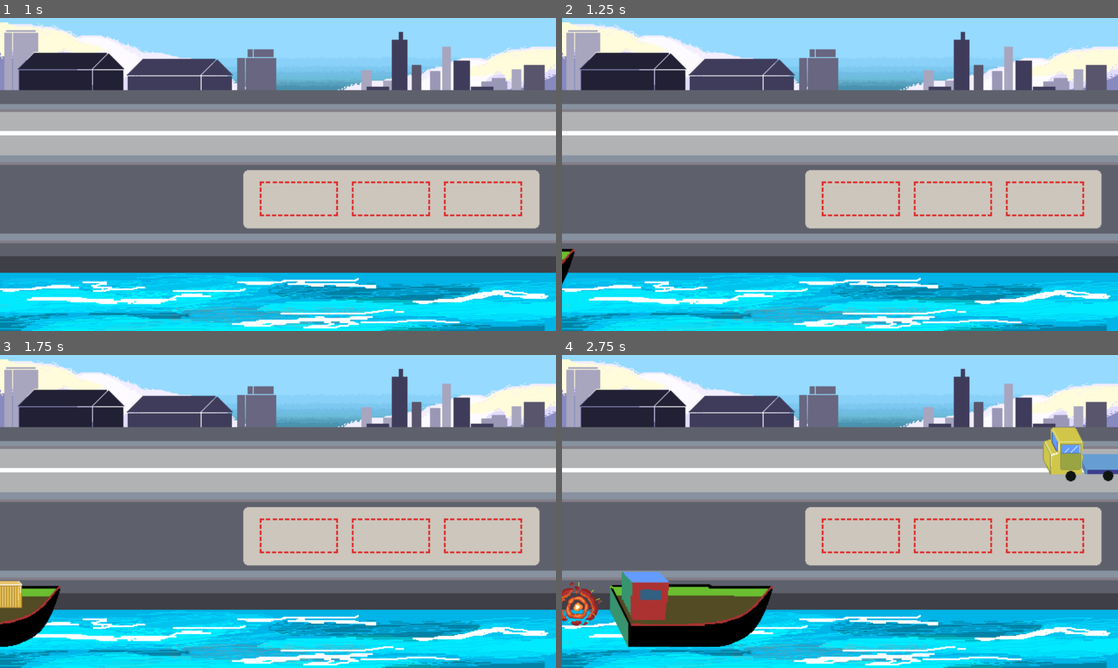
Above: before the commit, frames 1-4 (two rows, left to right).
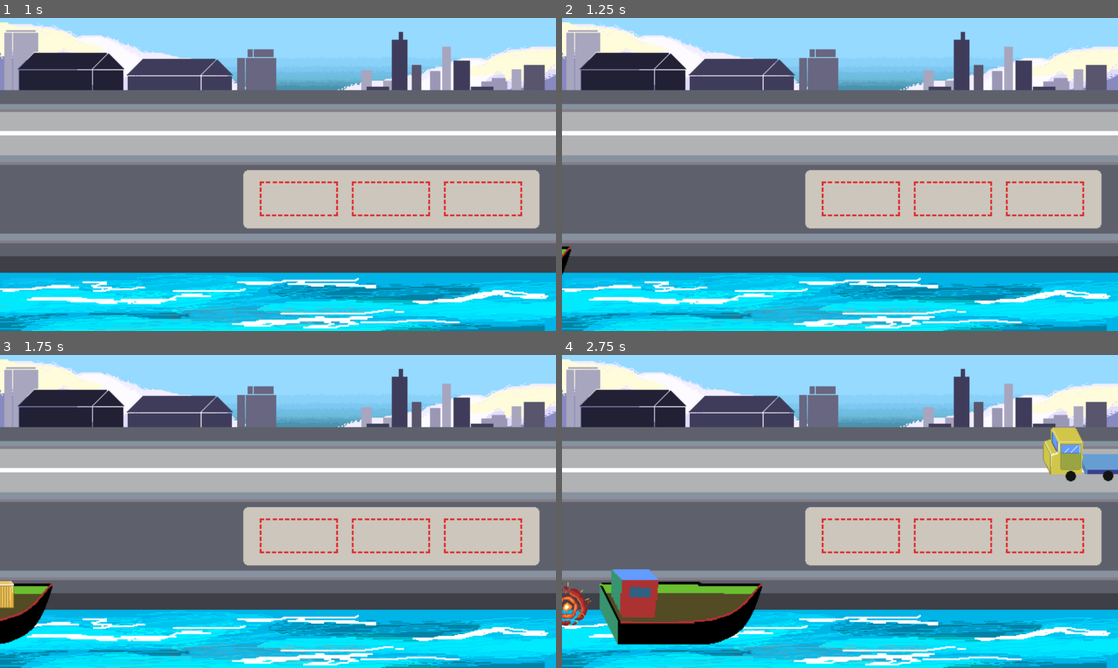
Above: after the commit, the same moments.

Repository: FlorCardinali/Game-jam-4.12.2023-puerto-de-ingeniero-white-
Game: Godot game, scene res://menu_inicio.tscn
Same seed, same stepped clock (60 frames per second), same inputs: the game is played once before the commit and once after it.
Inputs (mouse positions are in pixels of both pictures, inside the frame that each line leads up to):
- Up to frame 1 (1 s): click "PLAY" at 0.5 s
- Up to frame 2 (1.25 s): no input
- Up to frame 3 (1.75 s): move the mouse to (400, 495) at 1.27 s; press the mouse at (400, 495) at 1.28 s
- Up to frame 4 (2.75 s): move the mouse to (578, 596) at 2.02 s; release the mouse at (578, 596) at 2.03 s; click (578, 596) at 2.1 s

Frame 1 is identical in both runs. In frame 2, 0.1% of the frame differs, in the area x 0-3%, y 72-86%; in frame 3, 1.0%; in frame 4, 3.8%, in the area x 0-38%, y 68-94%.

Commit message:
modularizacion

Diff:
--- /dev/null
+++ b/control_barco.gd
@@ -0,0 +1,42 @@
+extends Node
+
+@export var barco:PackedScene
+
+var barco_instancia
+var hay_barco = false
+signal aparece_barco(barco)
+signal mover_caja_con_barco(caja,barco)
+var colision_barco
+var vector_barco = Vector2(10,0)
+var caja_barco
+
+func _process(delta):
+	if not hay_barco:
+		barco_instancia = barco.instantiate()
+		add_child(barco_instancia)
+		barco_instancia.position = Vector2(-800,650)
+		emit_signal("aparece_barco", barco_instancia)
+		hay_barco = true
+
+	if hay_barco and $timer_barco.timeout:
+		recorrer_mapa_barco(barco_instancia)
+
+func recorrer_mapa_barco(par_barco):
+
+	colision_barco = par_barco.move_and_collide(vector_barco)
+
+	#eliminacion del barco
+	if par_barco.global_position.x >= 2500:
+		par_barco.queue_free()
+		hay_barco = false
+	#control de seguimiento caja a barco
+	if colision_barco!=null:
+		if colision_barco.get_collider().is_in_group("cajas") and caja_barco.global_position.x <= 1930:
+			caja_barco.empujar(vector_barco)
+		#eliminacion de la caja por derecha
+		elif caja_barco.global_position.x >= 1930:
+			caja_barco.queue_free()
+
+
+func _on_control_cajas_caja_creada(caja):
+	caja_barco = caja
--- /dev/null
+++ b/control_cajas.gd
@@ -0,0 +1,61 @@
+extends Node
+
+@export var caja:PackedScene
+
+var caja_instancia
+var area_1
+var area_2
+var area_3
+var barquito
+var area_del_camion_pedorro
+signal caja_creada(caja)
+
+
+func _ready():
+	area_1 = get_node("../area_1")
+	area_2 = get_node("../area_2")
+	area_3 = get_node("../area_3")
+
+func _on_control_barco_aparece_barco(barco):
+	barquito = barco
+	caja_instancia = caja.instantiate()
+	add_child(caja_instancia)
+	caja_instancia.position = Vector2(-450,780)
+	caja_instancia.connect("se_solto_la_caja", cuando_se_suelta_la_caja)
+	emit_signal("caja_creada",caja_instancia)
+
+func cuando_se_suelta_la_caja(cajita):
+	#control de posicionamiento de cajas en areas de descanso
+	if  area_1.get_overlapping_bodies().size() > 0:
+		if area_1.get_overlapping_bodies().size() > 1:
+			area_1.get_overlapping_bodies()[1].queue_free()
+		area_1.get_overlapping_bodies()[0].position = area_1.position
+
+	if area_2.get_overlapping_bodies().size() > 0:
+		if area_2.get_overlapping_bodies().size() > 1:
+			area_2.get_overlapping_bodies()[1].queue_free()
+		area_2.get_overlapping_bodies()[0].position = area_2.position
+
+	if area_3.get_overlapping_bodies().size() > 0:
+		if area_3.get_overlapping_bodies().size() > 1:
+			area_3.get_overlapping_bodies()[1].queue_free()
+		area_3.get_overlapping_bodies()[0].position = area_3.position
+
+
+	#control de eliminacion de caja por mala posicion
+	if (cajita.position != area_1.position) and (cajita.position != area_2.position) and (cajita.position != area_3.position and (cajita.position != area_del_camion_pedorro.global_position)):
+		print("cajita no esta donde debe estar")
+		$explocion.stop()
+		$explocion.global_position = cajita.global_position
+		$explocion.visible = true
+		$explocion.play()
+		cajita.queue_free()
+
+
+
+func _on_control_camiones_area_del_camion(area):
+	area_del_camion_pedorro = area
+
+func _on_explocion_animation_finished():
+	$explocion.stop()
+	$explocion.visible = false
--- /dev/null
+++ b/control_camiones.gd
@@ -0,0 +1,45 @@
+extends Node
+
+@export var camion:PackedScene
+
+var hay_camion = false #lo que controla que haya un solo camion
+var camion_instancia #donde se guarda la copia del camion
+var area_camioncito
+var vector_camion = Vector2(-5,0) #velocidad a la que va el camion
+signal area_del_camion(area)
+
+func _process(delta):
+	if not hay_camion:
+		camion_instancia = camion.instantiate()
+		add_child(camion_instancia)
+		camion_instancia.position = Vector2(2300,250)
+		hay_camion = true
+
+	if hay_camion and $timer_camion.timeout:
+		recorrer_mapa_camion(camion_instancia)
+
+
+
+func recorrer_mapa_camion(par_camion):
+	par_camion.move_and_collide(vector_camion)
+	#detector de cajas camion
+	area_camioncito = par_camion.get_node("area_camion")
+	emit_signal("area_del_camion",area_camioncito)
+	if area_camioncito.get_overlapping_bodies().size() == 1:
+		area_camioncito.get_overlapping_bodies()[0].position = area_camioncito.global_position
+	elif area_camioncito.get_overlapping_bodies().size() > 1:
+		#problema, si hay mas de un objeto en el arreglo
+		print("hay ams de unaaaaaaaaa")
+
+	#eliminacion de camion y caja por izquierda
+	if par_camion.position.x <= -400:
+		if area_camioncito.get_overlapping_bodies().size() > 0:
+			area_camioncito.get_overlapping_bodies()[0].queue_free() #eliminacion de caja
+			#contado de puntos
+#			puntos += 1
+#			print("puntos: ", puntos)
+#		else:
+#			fallos+=1
+#			print("fallos: ", fallos)
+		par_camion.queue_free()
+		hay_camion = false
--- a/main.gd
+++ b/main.gd
@@ -11,53 +11,12 @@
 var puntos = 0
 
 
-#barco
-var barco_instancia
-var hay_barco = false
-var vector_barco = Vector2(10,0)
 var vector_caja = Vector2(11,0)
-var colision_barco
-#caja
-var caja_instancia
-#camion
-var camion_instancia #donde se guarda la copia del camion
-var hay_camion = false #lo que controla que haya un solo camion
-var colision_camion #donde se guarda el movimiento del camion
-var vector_camion = Vector2(-5,0) #velocidad a la que va el camion
-var area_camioncito
-
 
 
 func _ready():
 	pass
 
-
-func cuando_se_suelta_la_caja(cajita):
-	#control de posicionamiento de cajas en areas de descanso
-	if  $area_1.get_overlapping_bodies().size() > 0:
-		if $area_1.get_overlapping_bodies().size() > 1:
-			$area_1.get_overlapping_bodies()[1].queue_free()
-		$area_1.get_overlapping_bodies()[0].position = $area_1.position
-
-	if $area_2.get_overlapping_bodies().size() > 0:
-		if $area_2.get_overlapping_bodies().size() > 1:
-			$area_2.get_overlapping_bodies()[1].queue_free()
-		$area_2.get_overlapping_bodies()[0].position = $area_2.position
-
-	if $area_3.get_overlapping_bodies().size() > 0:
-		if $area_3.get_overlapping_bodies().size() > 1:
-			$area_3.get_overlapping_bodies()[1].queue_free()
-		$area_3.get_overlapping_bodies()[0].position = $area_3.position
-
-
-	#control de eliminacion de caja por mala posicion
-	if (cajita.position != $area_1.position) and (cajita.position != $area_2.position) and (cajita.position != $area_3.position and (cajita.position != area_camioncito.global_position)):
-		print("cajita no esta donde debe estar")
-		$explocion.stop()
-		$explocion.global_position = cajita.global_position
-		$explocion.visible = true
-		$explocion.play()
-		cajita.queue_free()
 
 
 func _process(delta):
@@ -67,79 +26,3 @@
 		nivel+=1
 		$Ganaste.visible = true
 #		get_tree().paused
-
-
-
-	#creador de camiones
-	if not hay_camion:
-		camion_instancia = camion.instantiate()
-		add_child(camion_instancia)
-		camion_instancia.position = Vector2(2300,250)
-		hay_camion = true
-
-	if hay_camion and $Timer_general.timeout:
-		recorrer_mapa_camion(camion_instancia)
-
-	#creador de barcos y cajas
-	if not hay_barco:
-		barco_instancia = barco.instantiate()
-		add_child(barco_instancia)
-		barco_instancia.position = Vector2(-800,750)
-
-		caja_instancia = caja.instantiate()
-		add_child(caja_instancia)
-		caja_instancia.position = Vector2(-450,780)
-		caja_instancia.connect("se_solto_la_caja", cuando_se_suelta_la_caja)
-
-		hay_barco = true
-
-	if hay_barco and $Timer_general.timeout:
-		recorrer_mapa_barco(barco_instancia, caja_instancia)
-
-
-func recorrer_mapa_camion(par_camion):
-
-	colision_camion = par_camion.move_and_collide(vector_camion)
-
-	#detector de cajas camion
-	area_camioncito = par_camion.get_node("area_camion")
-	if area_camioncito.get_overlapping_bodies().size() == 1:
-		area_camioncito.get_overlapping_bodies()[0].position = area_camioncito.global_position
-	elif area_camioncito.get_overlapping_bodies().size() > 1:
-		#problema, si hay mas de un objeto en el arreglo
-		print("hay ams de unaaaaaaaaa")
-
-	#eliminacion de camion y caja por izquierda
-	if par_camion.position.x <= -400:
-		if area_camioncito.get_overlapping_bodies().size() > 0:
-			area_camioncito.get_overlapping_bodies()[0].queue_free() #eliminacion de caja
-			#contado de puntos
-			puntos += 1
-			print("puntos: ", puntos)
-		else:
-			fallos+=1
-			print("fallos: ", fallos)
-		par_camion.queue_free()
-		hay_camion = false
-
-
-func recorrer_mapa_barco(barco, caja):
-
-	colision_barco = barco.move_and_collide(vector_barco)
-
-	#eliminacion del barco
-	if barco.position.x >= 2500:
-		barco.queue_free()
-		hay_barco= false
-	#control de seguimiento caja a barco
-	if colision_barco!=null:
-		if colision_barco.get_collider().is_in_group("cajas") and caja.position.x <= 1930:
-			caja.empujar(vector_caja)
-		#eliminacion de la caja por derecha
-		elif caja.position.x >= 1930:
-			caja.queue_free()
-
-#animacion de explocion
-func _on_explocion_animation_finished():
-	$explocion.stop()
-	$explocion.visible = false
--- a/main.tscn
+++ b/main.tscn
@@ -1,24 +1,18 @@
-[gd_scene load_steps=15 format=3 uid="uid://t73h5m77xd8s"]
+[gd_scene load_steps=18 format=3 uid="uid://t73h5m77xd8s"]
 
 [ext_resource type="PackedScene" uid="uid://df5udy5v4x5i7" path="res://fondo.tscn" id="1_ijuxq"]
 [ext_resource type="Script" path="res://main.gd" id="1_k82ms"]
 [ext_resource type="PackedScene" uid="uid://cajn2jx851eg1" path="res://caja.tscn" id="2_w4d3y"]
 [ext_resource type="PackedScene" uid="uid://cyejm2shu20kj" path="res://barco.tscn" id="3_e6qwp"]
 [ext_resource type="PackedScene" uid="uid://bexi10yhppw4w" path="res://camion.tscn" id="4_ji80p"]
+[ext_resource type="Script" path="res://control_camiones.gd" id="5_kjx4e"]
 [ext_resource type="Texture2D" uid="uid://bmh1v6r55c1v7" path="res://img/explosion/Boom1.png" id="6_4i52o"]
+[ext_resource type="Script" path="res://control_barco.gd" id="6_y878k"]
+[ext_resource type="Script" path="res://control_cajas.gd" id="7_isrxx"]
 [ext_resource type="Texture2D" uid="uid://cp72xnkqayo1b" path="res://img/explosion/Boom2.png" id="7_y6awf"]
 [ext_resource type="Texture2D" uid="uid://ba28i8lcufxgv" path="res://img/explosion/Boom3.png" id="8_xp7t1"]
 [ext_resource type="Texture2D" uid="uid://b83gjmb8okki3" path="res://img/explosion/Boom4.png" id="9_wjmj1"]
 [ext_resource type="Texture2D" uid="uid://dqryf8nvqb586" path="res://img/explosion/Boom5.png" id="10_rmdpu"]
-
-[sub_resource type="RectangleShape2D" id="RectangleShape2D_vcqri"]
-size = Vector2(254, 107)
-
-[sub_resource type="RectangleShape2D" id="RectangleShape2D_2fsx5"]
-size = Vector2(259, 107)
-
-[sub_resource type="RectangleShape2D" id="RectangleShape2D_okpje"]
-size = Vector2(260, 107)
 
 [sub_resource type="SpriteFrames" id="SpriteFrames_xtu3i"]
 animations = [{
@@ -43,11 +37,50 @@
 "speed": 6.0
 }]
 
+[sub_resource type="RectangleShape2D" id="RectangleShape2D_vcqri"]
+size = Vector2(254, 107)
+
+[sub_resource type="RectangleShape2D" id="RectangleShape2D_2fsx5"]
+size = Vector2(259, 107)
+
+[sub_resource type="RectangleShape2D" id="RectangleShape2D_okpje"]
+size = Vector2(260, 107)
+
 [node name="Main" type="Node"]
 script = ExtResource("1_k82ms")
 barco = ExtResource("3_e6qwp")
 caja = ExtResource("2_w4d3y")
 camion = ExtResource("4_ji80p")
+
+[node name="control_camiones" type="Node" parent="."]
+script = ExtResource("5_kjx4e")
+camion = ExtResource("4_ji80p")
+
+[node name="timer_camion" type="Timer" parent="control_camiones"]
+autostart = true
+
+[node name="control_barco" type="Node" parent="."]
+script = ExtResource("6_y878k")
+barco = ExtResource("3_e6qwp")
+
+[node name="timer_barco" type="Timer" parent="control_barco"]
+autostart = true
+
+[node name="control_cajas" type="Node" parent="."]
+script = ExtResource("7_isrxx")
+caja = ExtResource("2_w4d3y")
+
+[node name="explocion" type="AnimatedSprite2D" parent="control_cajas"]
+visible = false
+z_index = 4
+z_as_relative = false
+position = Vector2(542, 529)
+scale = Vector2(2, 2)
+sprite_frames = SubResource("SpriteFrames_xtu3i")
+animation = &"boom"
+frame = 4
+frame_progress = 1.0
+centered = false
 
 [node name="fondo" parent="." instance=ExtResource("1_ijuxq")]
 metadata/_edit_lock_ = true
@@ -91,24 +124,13 @@
 position = Vector2(121, 47)
 shape = SubResource("RectangleShape2D_okpje")
 
-[node name="Timer_general" type="Timer" parent="."]
-
-[node name="explocion" type="AnimatedSprite2D" parent="."]
-visible = false
-z_index = 4
-z_as_relative = false
-position = Vector2(542, 529)
-scale = Vector2(2, 2)
-sprite_frames = SubResource("SpriteFrames_xtu3i")
-animation = &"boom"
-frame = 4
-frame_progress = 1.0
-centered = false
-
 [node name="Ganaste" type="ColorRect" parent="."]
 visible = false
 offset_right = 1917.0
 offset_bottom = 1079.0
 color = Color(0.0117647, 0.0431373, 0.0666667, 0.654902)
 
-[connection signal="animation_finished" from="explocion" to="." method="_on_explocion_animation_finished"]
+[connection signal="area_del_camion" from="control_camiones" to="control_cajas" method="_on_control_camiones_area_del_camion"]
+[connection signal="aparece_barco" from="control_barco" to="control_cajas" method="_on_control_barco_aparece_barco"]
+[connection signal="caja_creada" from="control_cajas" to="control_barco" method="_on_control_cajas_caja_creada"]
+[connection signal="animation_finished" from="control_cajas/explocion" to="control_cajas" method="_on_explocion_animation_finished"]
